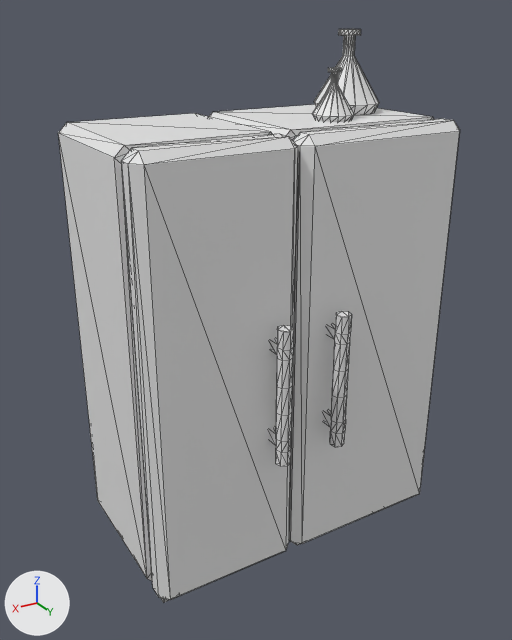
Two versions of the FBX model Forage and Brew/Assets/GA/Meshes/Int_Maison/SM_Frigo_01.fbx, one commit apart.
One viewpoint serves both versions: a 50 mm lens placed at (3.83, 4.02, 4.24), pointed at (1.21, -0.34, 2.06). The axes (+X, +Y, +Z) are drawn at lower left. The lights are the same throughout. Mesh edges are drawn as thin lines. Where no turn or scale is listed for an object, it has been applied to the vertices.
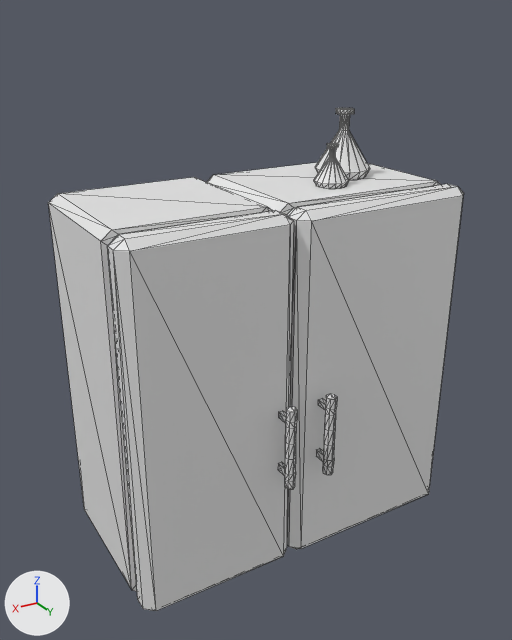
Pixel boxes (x1, y1, x2, y2) of what changed, in the pictures (512 x 640 px; the box of a moved part takes in the faces that stretch with it):
'Box019', reshaped (12% shorter): before (58, 29, 460, 603); after (48, 108, 464, 611)
part 1 of me_mesh, moved or reshaped: before (209, 104, 460, 545); after (207, 162, 464, 549)
part 2 of me_mesh, moved or reshaped: before (58, 113, 298, 601); after (48, 177, 294, 611)
part 3 of me_mesh, moved or reshaped: before (323, 311, 352, 447); after (316, 394, 337, 475)
part 4 of me_mesh, moved or reshaped: before (269, 325, 294, 466); after (278, 406, 297, 489)
part 5 of me_mesh, moved or reshaped: before (312, 68, 354, 122); after (314, 143, 349, 189)
part 6 of me_mesh, moved or reshaped: before (314, 29, 379, 115); after (315, 108, 370, 180)

The change in detail:
me_mesh has 496 vertices, 952 faces and spans x -0.15..2.4, y -1.12..0.52, z 0.0..4.14.
me_mesh is used by ob_box019; location (0.0, 0.0, 0.0).
me_mesh part 1: the loose piece of 56 vertices spanning x -0.15..1.24, y -1.12..0.32, z 0.28..3.54 is scaled about its middle by (1.1, 1, 0.862), then moved by (-0.05, 0.0, -0.26).
me_mesh part 2: the loose piece of 56 vertices spanning x 1.26..2.4, y -1.12..0.32, z 0.28..3.54 is scaled about its middle by (1.1, 1, 0.862), then moved by (0.07, 0.0, -0.26).
me_mesh part 3: the loose piece of 64 vertices spanning x 0.94..1.05, y 0.28..0.52, z 1.31..2.35 is scaled about its middle by (0.721, 0.721, 0.622), then moved by (0.07, 0.01, -0.43).
me_mesh part 4: the loose piece of 64 vertices spanning x 1.42..1.53, y 0.28..0.52, z 1.31..2.35 is scaled about its middle by (0.721, 0.721, 0.622), then moved by (-0.07, 0.01, -0.43).
me_mesh part 5: the loose piece of 112 vertices spanning x 0.47..0.78, y -0.39..-0.09, z 3.53..3.89 is scaled about its middle by 0.866, then moved by (-0.02, -0.02, -0.5).
me_mesh part 6: the loose piece of 112 vertices spanning x 0.03..0.54, y -0.78..-0.27, z 3.54..4.14 is scaled about its middle by 0.866, then moved by (0.02, 0.02, -0.53).
